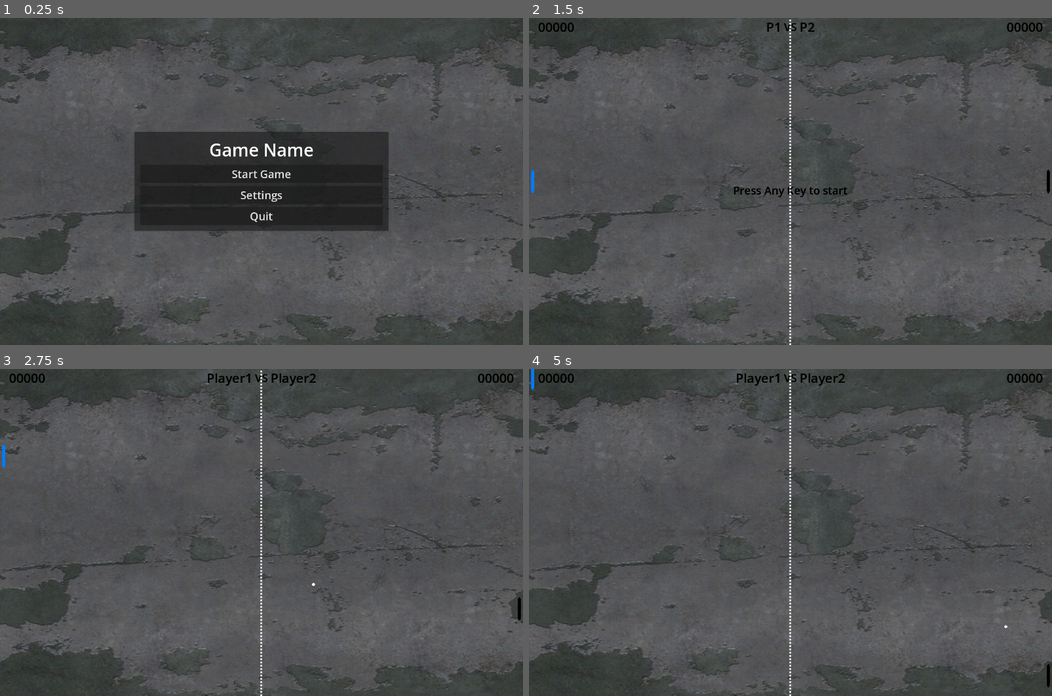
Above: before the commit, frames 1-4 (two rows, left to right).
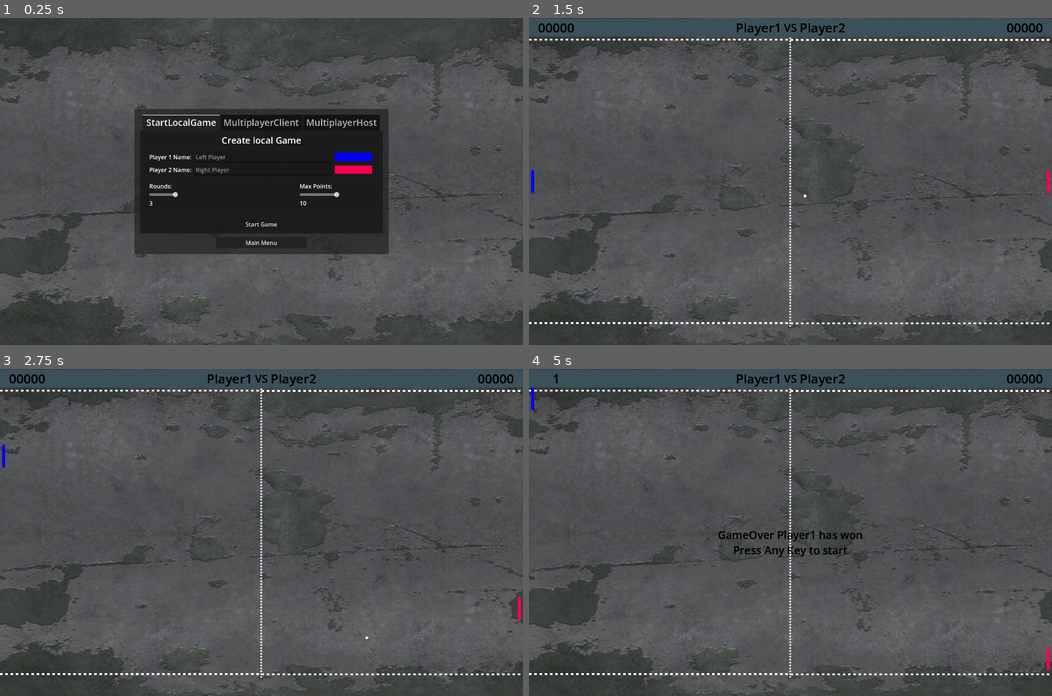
Above: after the commit, the same moments.

Repository: Fox-Alpha/Pong_Godot_4_Multiplayer
Game: Godot game, scene res://assets/Gui/MainMenu.tscn
The game is run twice, just before and just after one commit, with the same random seed, the same clock (stepped at 60 frames per second) and the same inputs.
Inputs (mouse positions are in pixels of both pictures, inside the frame that each line leads up to):
- Up to frame 1 (0.25 s): no input
- Up to frame 2 (1.5 s): click "Start Game" at 0.5 s; click (790, 217) at 1.25 s, where only the run before the commit has a clickable "Start Game"
- Up to frame 3 (2.75 s): tap Enter at 2 s; move the mouse to (376, 516) at 2.02 s; hold W (p1_up) from 2.03 s (still down); hold Down (p2_down) from 2.03 s (still down); click (376, 516) at 2.17 s
- Up to frame 4 (5 s): move the mouse to (685, 548) at 2.77 s; release W (p1_up) at 2.78 s; release Down (p2_down) at 2.78 s; hold S (p1_down) 2.78-3.53 s; tap Up (p2_up) at 2.85, 4.35 s; move the mouse to (842, 460) at 3.52 s; hold Down (p2_down) 3.53-4.28 s; hold W (p1_up) from 3.53 s (still down); move the mouse to (764, 597) at 4.27 s; click (764, 597) at 4.42 s

The runs differ from the first frame. In frame 1, 8.5% of the frame differs, in the area x 25-75%, y 27-73%; in frame 2, 4.3%; in frame 3, 4.0%; in frame 4, 4.6%.

Commit message:
Commit Changes 28.02.2023

Diff:
--- a/assets/Gui/StartGameView.gd
+++ b/assets/Gui/StartGameView.gd
@@ -21,6 +21,7 @@
 	print_debug("Start pressed !")
 	var p1 = %EditPlayer1Name.text
 	var p2 = %EditPlayer2Name.text
+	var colors:Array[Color]
 	var score:int
 	var rounds:int
 
@@ -30,13 +31,35 @@
 	if(%EditLocalMaxRounds.text.is_valid_int()):
 		rounds = %EditLocalMaxRounds.text.to_int()
 
+	colors.append(%ColorPickerButtonP1.color)
+	colors.append(%ColorPickerButtonP2.color)
+
 	if(p1.is_empty()): p1 = "Player1"
 	if(p2.is_empty()): p2 = "Player2"
 	if(score <=0) : score = 10
 	if(rounds <=0) : rounds = 3
 
 #	Game.update_player_dict(p1, p2)
-	Game.update_player_dict(p1, p2, score, rounds)
+	Game.update_player_dict(p1, p2, score, rounds, colors)
 
 	get_tree().change_scene_to_packed(Game.GameScene)
 	pass # Replace with function body.
+
+
+
+func _on_h_slider_rounds_value_changed(value):
+	%EditLocalMaxRounds.text = str(value)
+	pass # Replace with function body.
+
+
+func _on_h_slider_value_changed(value):
+	%EditLocalMaxPointsPerRound.text = str(value)
+	pass # Replace with function body.
+
+
+func _on_h_slider_points_ready():
+	%HSliderPoints.value = %EditLocalMaxPointsPerRound.text.to_int()
+
+
+func _on_edit_local_max_rounds_ready():
+	%HSliderRounds.value = %EditLocalMaxRounds.text.to_int()
--- a/assets/Gui/StartGameView.tscn
+++ b/assets/Gui/StartGameView.tscn
@@ -3,6 +3,9 @@
 [ext_resource type="Script" path="res://Assets/Gui/StartGameView.gd" id="1_02p71"]
 
 [node name="StartGameView" type="VBoxContainer"]
+custom_minimum_size = Vector2(0, 350)
+offset_right = 512.0
+offset_bottom = 350.0
 theme_override_constants/separation = 10
 script = ExtResource("1_02p71")
 
@@ -67,6 +70,12 @@
 size_flags_horizontal = 3
 placeholder_text = "Left Player"
 
+[node name="ColorPickerButtonP1" type="ColorPickerButton" parent="TabContainer/StartLocalGame/MarginContainer/VBoxContainer/PanelContainer_PlayerName/MarginContainer/VBoxContainer/HBoxPlayername"]
+unique_name_in_owner = true
+layout_mode = 2
+text = "Choose Color"
+color = Color(0, 0, 1, 1)
+
 [node name="HBoxPlayername_2" type="HBoxContainer" parent="TabContainer/StartLocalGame/MarginContainer/VBoxContainer/PanelContainer_PlayerName/MarginContainer/VBoxContainer"]
 layout_mode = 2
 theme_override_constants/separation = 3
@@ -82,6 +91,12 @@
 layout_mode = 2
 size_flags_horizontal = 3
 placeholder_text = "Right Player"
+
+[node name="ColorPickerButtonP2" type="ColorPickerButton" parent="TabContainer/StartLocalGame/MarginContainer/VBoxContainer/PanelContainer_PlayerName/MarginContainer/VBoxContainer/HBoxPlayername_2"]
+unique_name_in_owner = true
+layout_mode = 2
+text = "Choose Color"
+color = Color(1, 0, 0.298039, 1)
 
 [node name="PanelContainer_Maxpoints" type="PanelContainer" parent="TabContainer/StartLocalGame/MarginContainer/VBoxContainer"]
 layout_mode = 2
@@ -93,37 +108,58 @@
 theme_override_constants/margin_right = 15
 theme_override_constants/margin_bottom = 5
 
-[node name="HBoxPlayername" type="HBoxContainer" parent="TabContainer/StartLocalGame/MarginContainer/VBoxContainer/PanelContainer_Maxpoints/MarginContainer"]
-layout_mode = 2
-theme_override_constants/separation = 3
-
-[node name="Label" type="Label" parent="TabContainer/StartLocalGame/MarginContainer/VBoxContainer/PanelContainer_Maxpoints/MarginContainer/HBoxPlayername"]
+[node name="HBoxRoundsScore" type="HBoxContainer" parent="TabContainer/StartLocalGame/MarginContainer/VBoxContainer/PanelContainer_Maxpoints/MarginContainer"]
+layout_mode = 2
+theme_override_constants/separation = 3
+
+[node name="VBoxContainer_Rounds" type="VBoxContainer" parent="TabContainer/StartLocalGame/MarginContainer/VBoxContainer/PanelContainer_Maxpoints/MarginContainer/HBoxRoundsScore"]
+layout_mode = 2
+size_flags_horizontal = 3
+
+[node name="Label" type="Label" parent="TabContainer/StartLocalGame/MarginContainer/VBoxContainer/PanelContainer_Maxpoints/MarginContainer/HBoxRoundsScore/VBoxContainer_Rounds"]
 custom_minimum_size = Vector2(120, 0)
 layout_mode = 2
 text = "Rounds: "
 
-[node name="EditLocalMaxRounds" type="LineEdit" parent="TabContainer/StartLocalGame/MarginContainer/VBoxContainer/PanelContainer_Maxpoints/MarginContainer/HBoxPlayername"]
+[node name="HSliderRounds" type="HSlider" parent="TabContainer/StartLocalGame/MarginContainer/VBoxContainer/PanelContainer_Maxpoints/MarginContainer/HBoxRoundsScore/VBoxContainer_Rounds"]
+unique_name_in_owner = true
+layout_mode = 2
+min_value = 1.0
+max_value = 25.0
+value = 3.0
+exp_edit = true
+
+[node name="EditLocalMaxRounds" type="Label" parent="TabContainer/StartLocalGame/MarginContainer/VBoxContainer/PanelContainer_Maxpoints/MarginContainer/HBoxRoundsScore/VBoxContainer_Rounds"]
 unique_name_in_owner = true
 custom_minimum_size = Vector2(50, 1)
 layout_mode = 2
 text = "3"
 
-[node name="Control" type="Control" parent="TabContainer/StartLocalGame/MarginContainer/VBoxContainer/PanelContainer_Maxpoints/MarginContainer/HBoxPlayername"]
-custom_minimum_size = Vector2(1, 0)
-layout_mode = 2
-size_flags_horizontal = 3
-
-[node name="Label_2" type="Label" parent="TabContainer/StartLocalGame/MarginContainer/VBoxContainer/PanelContainer_Maxpoints/MarginContainer/HBoxPlayername"]
-custom_minimum_size = Vector2(120, 0)
-layout_mode = 2
-size_flags_horizontal = 8
+[node name="Control" type="Control" parent="TabContainer/StartLocalGame/MarginContainer/VBoxContainer/PanelContainer_Maxpoints/MarginContainer/HBoxRoundsScore"]
+custom_minimum_size = Vector2(100, 0)
+layout_mode = 2
+size_flags_horizontal = 3
+
+[node name="VBoxContainer_Points" type="VBoxContainer" parent="TabContainer/StartLocalGame/MarginContainer/VBoxContainer/PanelContainer_Maxpoints/MarginContainer/HBoxRoundsScore"]
+layout_mode = 2
+size_flags_horizontal = 3
+
+[node name="Label_2" type="Label" parent="TabContainer/StartLocalGame/MarginContainer/VBoxContainer/PanelContainer_Maxpoints/MarginContainer/HBoxRoundsScore/VBoxContainer_Points"]
+custom_minimum_size = Vector2(120, 0)
+layout_mode = 2
 text = "Max Points: "
 
-[node name="EditLocalMaxPointsPerRound" type="LineEdit" parent="TabContainer/StartLocalGame/MarginContainer/VBoxContainer/PanelContainer_Maxpoints/MarginContainer/HBoxPlayername"]
+[node name="HSliderPoints" type="HSlider" parent="TabContainer/StartLocalGame/MarginContainer/VBoxContainer/PanelContainer_Maxpoints/MarginContainer/HBoxRoundsScore/VBoxContainer_Points"]
+unique_name_in_owner = true
+layout_mode = 2
+min_value = 1.0
+value = 10.0
+exp_edit = true
+
+[node name="EditLocalMaxPointsPerRound" type="Label" parent="TabContainer/StartLocalGame/MarginContainer/VBoxContainer/PanelContainer_Maxpoints/MarginContainer/HBoxRoundsScore/VBoxContainer_Points"]
 unique_name_in_owner = true
 custom_minimum_size = Vector2(50, 1)
 layout_mode = 2
-size_flags_horizontal = 10
 text = "10"
 
 [node name="Control" type="Control" parent="TabContainer/StartLocalGame/MarginContainer/VBoxContainer"]
@@ -164,22 +200,6 @@
 text = "Join Multiplayer Server"
 horizontal_alignment = 1
 
-[node name="HBoxPlayername" type="HBoxContainer" parent="TabContainer/MultiplayerClient/MarginContainer/PanelContainer/VBoxContainer"]
-layout_mode = 2
-theme_override_constants/separation = 3
-
-[node name="Label" type="Label" parent="TabContainer/MultiplayerClient/MarginContainer/PanelContainer/VBoxContainer/HBoxPlayername"]
-custom_minimum_size = Vector2(120, 0)
-layout_mode = 2
-text = "Playername: "
-
-[node name="EditPlayername" type="LineEdit" parent="TabContainer/MultiplayerClient/MarginContainer/PanelContainer/VBoxContainer/HBoxPlayername"]
-unique_name_in_owner = true
-custom_minimum_size = Vector2(1, 1)
-layout_mode = 2
-size_flags_horizontal = 3
-placeholder_text = "Player Name"
-
 [node name="HBoxServerAdress" type="HBoxContainer" parent="TabContainer/MultiplayerClient/MarginContainer/PanelContainer/VBoxContainer"]
 layout_mode = 2
 theme_override_constants/separation = 3
@@ -208,6 +228,26 @@
 layout_mode = 2
 size_flags_horizontal = 3
 placeholder_text = "Player Name"
+
+[node name="HBoxPlayername" type="HBoxContainer" parent="TabContainer/MultiplayerClient/MarginContainer/PanelContainer/VBoxContainer"]
+layout_mode = 2
+theme_override_constants/separation = 3
+
+[node name="Label" type="Label" parent="TabContainer/MultiplayerClient/MarginContainer/PanelContainer/VBoxContainer/HBoxPlayername"]
+custom_minimum_size = Vector2(120, 0)
+layout_mode = 2
+text = "Playername: "
+
+[node name="EditPlayername" type="LineEdit" parent="TabContainer/MultiplayerClient/MarginContainer/PanelContainer/VBoxContainer/HBoxPlayername"]
+unique_name_in_owner = true
+custom_minimum_size = Vector2(1, 1)
+layout_mode = 2
+size_flags_horizontal = 3
+placeholder_text = "Player Name"
+
+[node name="ColorPickerButtonClient" type="ColorPickerButton" parent="TabContainer/MultiplayerClient/MarginContainer/PanelContainer/VBoxContainer/HBoxPlayername"]
+layout_mode = 2
+text = "Player Color"
 
 [node name="HBoxContainer_3" type="HBoxContainer" parent="TabContainer/MultiplayerClient/MarginContainer/PanelContainer/VBoxContainer"]
 layout_mode = 2
@@ -271,6 +311,10 @@
 size_flags_horizontal = 3
 placeholder_text = "Player Name"
 
+[node name="ColorPickerButtonHost" type="ColorPickerButton" parent="TabContainer/MultiplayerHost/MarginContainer/VBoxContainer/PanelContainer_PlayerName/MarginContainer/HBoxPlayername"]
+layout_mode = 2
+text = "PlayerColor"
+
 [node name="PanelContainer_Maxpoints" type="PanelContainer" parent="TabContainer/MultiplayerHost/MarginContainer/VBoxContainer"]
 layout_mode = 2
 
@@ -332,5 +376,9 @@
 text = "Main Menu
 "
 
+[connection signal="value_changed" from="TabContainer/StartLocalGame/MarginContainer/VBoxContainer/PanelContainer_Maxpoints/MarginContainer/HBoxRoundsScore/VBoxContainer_Rounds/HSliderRounds" to="." method="_on_h_slider_rounds_value_changed"]
+[connection signal="ready" from="TabContainer/StartLocalGame/MarginContainer/VBoxContainer/PanelContainer_Maxpoints/MarginContainer/HBoxRoundsScore/VBoxContainer_Rounds/EditLocalMaxRounds" to="." method="_on_edit_local_max_rounds_ready"]
+[connection signal="ready" from="TabContainer/StartLocalGame/MarginContainer/VBoxContainer/PanelContainer_Maxpoints/MarginContainer/HBoxRoundsScore/VBoxContainer_Points/HSliderPoints" to="." method="_on_h_slider_points_ready"]
+[connection signal="value_changed" from="TabContainer/StartLocalGame/MarginContainer/VBoxContainer/PanelContainer_Maxpoints/MarginContainer/HBoxRoundsScore/VBoxContainer_Points/HSliderPoints" to="." method="_on_h_slider_value_changed"]
 [connection signal="pressed" from="TabContainer/StartLocalGame/MarginContainer/VBoxContainer/ButtonStartLocalGame" to="." method="_on_button_start_pressed"]
 [connection signal="pressed" from="ButtonBackToMainmenu" to="." method="_on_button_back_to_mainmenu_pressed"]
--- a/assets/paddle/paddle_controller.gd
+++ b/assets/paddle/paddle_controller.gd
@@ -13,7 +13,7 @@
 
 
 func _process(_delta):
-	$Paddle.self_modulate = playercolor
+
 	pass
 
 
@@ -39,3 +39,5 @@
 			position = Vector2(10, screensize.size.y/2)
 		1:
 			position = Vector2(screensize.size.x-10, screensize.size.y/2)
+	var col = Game.get_playercolor(PlayerPaddle)
+	$Paddle.self_modulate = col
--- a/assets/paddle/paddle_controller.tscn
+++ b/assets/paddle/paddle_controller.tscn
@@ -1,10 +1,10 @@
 [gd_scene load_steps=4 format=3 uid="uid://c2ybwhakexc6j"]
 
-[ext_resource type="Texture2D" uid="uid://b7j4anh5m5y33" path="res://Assets/Paddle/left_pallete.png" id="1_lcf6c"]
 [ext_resource type="Script" path="res://Assets/Paddle/paddle_controller.gd" id="1_nhapd"]
+[ext_resource type="Texture2D" uid="uid://bjh0ujw0d16sl" path="res://Assets/Paddle/left_pallete_white_transp.png" id="2_j1uko"]
 
 [sub_resource type="RectangleShape2D" id="RectangleShape2D_vvg0n"]
-size = Vector2(8, 32)
+size = Vector2(8, 64)
 
 [node name="PaddleController" type="CharacterBody2D"]
 motion_mode = 1
@@ -12,7 +12,7 @@
 
 [node name="Paddle" type="Sprite2D" parent="."]
 scale = Vector2(1, 2)
-texture = ExtResource("1_lcf6c")
+texture = ExtResource("2_j1uko")
 
 [node name="PaddleCollision" type="CollisionShape2D" parent="."]
 shape = SubResource("RectangleShape2D_vvg0n")
--- a/assets/ui.tscn
+++ b/assets/ui.tscn
@@ -21,11 +21,20 @@
 anchor_bottom = 1.0
 grow_horizontal = 2
 grow_vertical = 2
+theme_override_constants/separation = 2
 
 [node name="MarginContainer" type="MarginContainer" parent="VBoxContainer"]
+custom_minimum_size = Vector2(55, 0)
 layout_mode = 2
+theme_override_constants/margin_top = 2
+theme_override_constants/margin_bottom = 2
+
+[node name="ColorRect" type="ColorRect" parent="VBoxContainer/MarginContainer"]
+layout_mode = 2
+color = Color(0.235294, 0.313726, 0.352941, 1)
 
 [node name="HBoxContainer" type="HBoxContainer" parent="VBoxContainer/MarginContainer"]
+custom_minimum_size = Vector2(0, 40)
 layout_mode = 2
 
 [node name="PlayerScoreLeft" type="Label" parent="VBoxContainer/MarginContainer/HBoxContainer"]
--- a/globals.gd
+++ b/globals.gd
@@ -53,10 +53,10 @@
 		emit_signal("Game_Is_over", playerdic["player2"])
 
 
-func update_player_dict(p1:String, p2:String,score:int = 10,rounds:int = 3):
+func update_player_dict(p1:String, p2:String,score:int = 10,rounds:int = 3, colors:Array = [Color.DARK_BLUE, Color.ORANGE_RED]):
 	playerdic.clear()
 #
-	playerdic = {"player1":p1, "player2":p2, "rounds":rounds, "score": score}
+	playerdic = {"player1":p1, "player2":p2, "rounds":rounds, "score": score, "colors":colors}
 #
 	for r in range(1, rounds+1):
 		var roundname = "round_{rnd}".format({"rnd":str(r)})
@@ -84,6 +84,12 @@
 	playerdic[roundname] = {"p1": p1_score, "p2":p2_score, "won": ply}
 	currentround += 1
 	pass
+
+
+func get_playercolor(ply:int) -> Color:
+	var col = playerdic["colors"][ply]
+	return col
+
 #func ScoreLeft(score : int):
 #	pass # Replace with function body.
 #
--- a/scenes/Pong_40.tscn
+++ b/scenes/Pong_40.tscn
@@ -23,18 +23,8 @@
 grow_vertical = 2
 texture = ExtResource("2_v27gq")
 
-[node name="UI" parent="CanvasLayer/TextureRect" instance=ExtResource("1_uc0f2")]
+[node name="UI" parent="CanvasLayer" instance=ExtResource("1_uc0f2")]
 z_index = 1
-layout_mode = 1
-
-[node name="Left" parent="." instance=ExtResource("2_disvp")]
-z_index = 3
-playercolor = Color(0.266667, 0.486275, 1, 1)
-
-[node name="Right" parent="." instance=ExtResource("2_disvp")]
-z_index = 3
-PlayerPaddle = 1
-playercolor = Color(0.996078, 0, 0, 1)
 
 [node name="Border" type="Node2D" parent="."]
 
@@ -45,6 +35,34 @@
 [node name="BallBody" parent="." instance=ExtResource("5_uf8eb")]
 z_index = 3
 
-[node name="Separator" type="Sprite2D" parent="."]
+[node name="Separators" type="Node2D" parent="."]
+
+[node name="Separator_Middle" type="Sprite2D" parent="Separators"]
+unique_name_in_owner = true
 z_index = -1
 texture = ExtResource("6_vic1v")
+
+[node name="Separator_Top" type="Sprite2D" parent="Separators"]
+unique_name_in_owner = true
+z_index = -1
+texture_filter = 1
+rotation = 1.5708
+texture = ExtResource("6_vic1v")
+
+[node name="Separator_Bottom" type="Sprite2D" parent="Separators"]
+unique_name_in_owner = true
+z_index = -1
+texture_filter = 1
+rotation = 1.5708
+texture = ExtResource("6_vic1v")
+
+[node name="Paddles" type="Node2D" parent="."]
+
+[node name="Left" parent="Paddles" instance=ExtResource("2_disvp")]
+unique_name_in_owner = true
+playercolor = Color(0, 0.72549, 0.945098, 1)
+
+[node name="Right" parent="Paddles" instance=ExtResource("2_disvp")]
+unique_name_in_owner = true
+PlayerPaddle = 1
+playercolor = Color(0.730376, 0.219538, 0.191373, 1)
--- a/scripts/pong.gd
+++ b/scripts/pong.gd
@@ -26,26 +26,43 @@
 	var screensize = get_viewport_rect()
 
 	# Paddle Positionen
-	$Left.position = Vector2(10, screensize.size.y/2)
-	$Right.position = Vector2(screensize.size.x-10, screensize.size.y/2)
+	%Left.position = Vector2(10, screensize.size.y/2)
+	%Right.position = Vector2(screensize.size.x-10, screensize.size.y/2)
 
 	# Optische Mittellinie an ScreenSize anpassen
-	$Separator.position = screensize.get_center()
-	var sizeto=Vector2(5,screensize.size.y)
-	var size=$Separator.texture.get_size()
+	%Separator_Middle.position = screensize.get_center()
+	var sizeto=Vector2(5,screensize.size.y-100)
+	var size=%Separator_Middle.texture.get_size()
 	var scalevactor=sizeto/size
-	$Separator.scale = scalevactor
+	%Separator_Middle.scale = scalevactor
+
+	# Obere Linie
+	%Separator_Top.position.x = screensize.get_center().x
+	%Separator_Top.position.y = 60
+	var sizetoTOP=Vector2(5, screensize.size.x)
+	var sizeTOP=%Separator_Top.texture.get_size()
+	var scalevactorTOP=sizetoTOP/sizeTOP
+	%Separator_Top.scale = scalevactorTOP
+
+	# Untere Linie
+	%Separator_Bottom.position.x = screensize.get_center().x
+	%Separator_Bottom.position.y = screensize.size.y-60
+	var sizetoBOT=Vector2(5, screensize.size.x)
+	var sizeBOT=%Separator_Bottom.texture.get_size()
+	var scalevactorBOT=sizetoBOT/sizeBOT
+	%Separator_Bottom.scale = scalevactorBOT
 
 	# Top Border an Screensize anpassen
 	top.shape.size.x = screensize.size.x
 	top.shape.size.y = 20
 	$Border/TopBorder.position.x = screensize.get_center().x
+	$Border/TopBorder.position.y = 40
 
 	# Bottom Border an Screensize anpassen
 	bottom.shape.size.x = screensize.size.x
 	bottom.shape.size.y = 20
 	$Border/BottomBorder.position.x = screensize.get_center().x
-	$Border/BottomBorder.position.y = screensize.size.y-10
+	$Border/BottomBorder.position.y = screensize.size.y-40
 
 
 func _input(event):
Not shown, added: Change.txt
Not shown, added: addons/godot-git-plugin/plugin.cfg
Not shown: 1 places in assets/Gui/MainMenu.tscn that only renumber resources
Binary file added: assets/paddle/left_pallete_white_transp.png
Not shown, added: assets/paddle/left_pallete_white_transp.png.import
Not shown, added: addons/godot-git-plugin/git_plugin.gdextension
Not shown, added: addons/godot-git-plugin/win64/libgit_plugin.windows.editor.x86_64.dll
Not shown, added: addons/godot-git-plugin/win64/libgit_plugin.windows.editor.x86_64.exp
Not shown, added: addons/godot-git-plugin/win64/libgit_plugin.windows.editor.x86_64.lib
